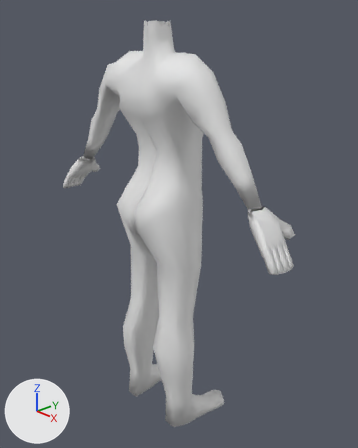
The Blender file Blender model/DDU model.blend, before and after one commit.
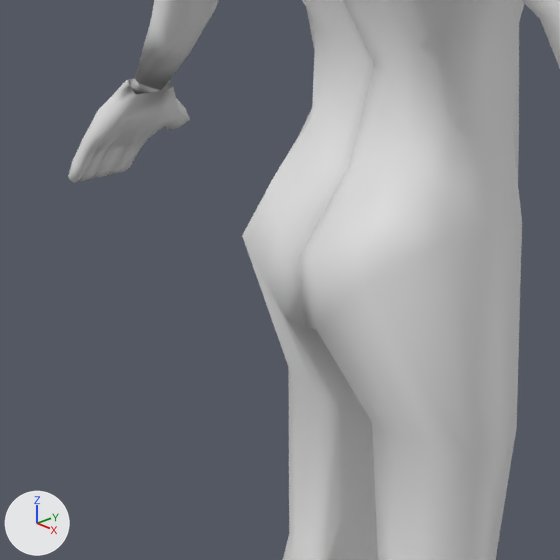
There are two pictures of each version: one whole from a 50 mm camera at (1.543, -1.309, 1.766) aimed at (0.018, 0.104, 0.957), one close up on the part from 12% to 60% of the width and 29% to 68% of the height. Arrows for +X, +Y and +Z are at lower left; the lights stay in place. The same objects are shown in both versions, whatever each file hides.

The scene before the commit, as lines of its bpy script (objects in view):
```python
me_cube_002 = bpy.data.meshes.new('Cube.002')
me_cube_002.from_pydata(...)  # 435 vertices, 423 faces; spans x -11.8..0.2, y -2.4..4.2, z -28.7..1.8
me_cube_002.polygons.foreach_set('use_smooth', [True] * 423)
# before: 31 (-2.1, -2.2, -10.7) at pixel (242, 235), 157 (0.0, -2.3, -10.6) at pixel (299, 258), 158 (-0.5, -2.4, -10.5) at pixel (278, 245), 205 (-1.3, -2.3, -11.4) at pixel (262, 274)
ob_cube_001 = bpy.data.objects.new('Cube.001', me_cube_002)
ob_cube_001.location = (0.0, 0.0, 1.695)
ob_cube_001.scale = (0.0588, 0.0588, 0.0588)
_m = ob_cube_001.modifiers.new('Mirror', 'MIRROR')
```
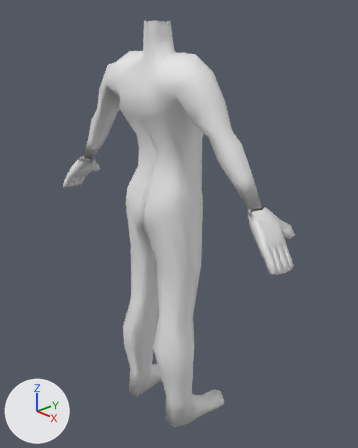
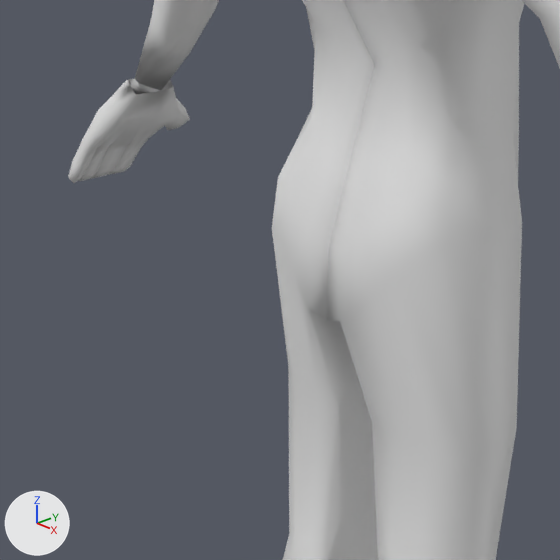
The change, as a diff of the scene's bpy script:
```diff
--- a/Blender model/DDU model.blend.py
+++ b/Blender model/DDU model.blend.py
@@ me_cube_002 @@
 me_cube_002.from_pydata(...)  # 435 vertices, 423 faces; spans x -11.8..0.2, y -2.4..4.2, z -28.7..1.8
 # used by ob_cube_001; location = (0.0, 0.0, 1.695); scale = (0.0588, 0.0588, 0.0588)
-me_cube_002.vertices[32].co = (0.0, -2.2, -12.3)  # pixel (305, 327)
-me_cube_002.vertices[45].co = (-0.6, -2.3, -12.1)  # pixel (284, 314)
-me_cube_002.vertices[164].co = (-1.9, -1.5, -9.4)  # pixel (272, 178)
-me_cube_002.vertices[225].co = (-1.2, -1.9, -9.9)  # pixel (275, 211)
+# me_cube_002 part 1
+for i in [31, 157, 158, 205]: me_cube_002.vertices[i].co += Vector((0.0, 0.8, 0.0))
+me_cube_002.vertices[32].co = (0.0, -1.5, -12.3)  # pixel (326, 320)
+me_cube_002.vertices[45].co = (-0.6, -1.6, -12.1)  # pixel (308, 307)
+me_cube_002.vertices[164].co = (-1.9, -1.3, -9.4)  # pixel (278, 177)
+me_cube_002.vertices[225].co = (-1.2, -1.4, -9.9)  # pixel (292, 206)
```

Boxes (x1, y1, x2, y2) around the edits, measured in the close-ups (560 x 560 px; the box of a moved part takes in the faces that stretch with it):
part 1 of me_cube_002, moved or reshaped: before (242, 109, 469, 454); after (272, 109, 469, 454)
